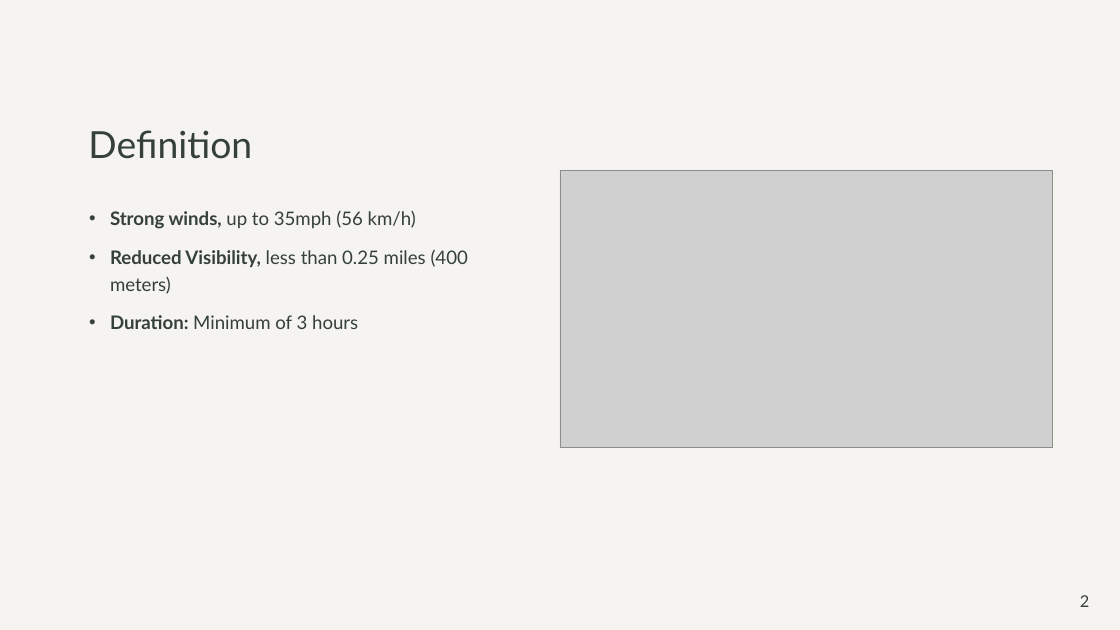
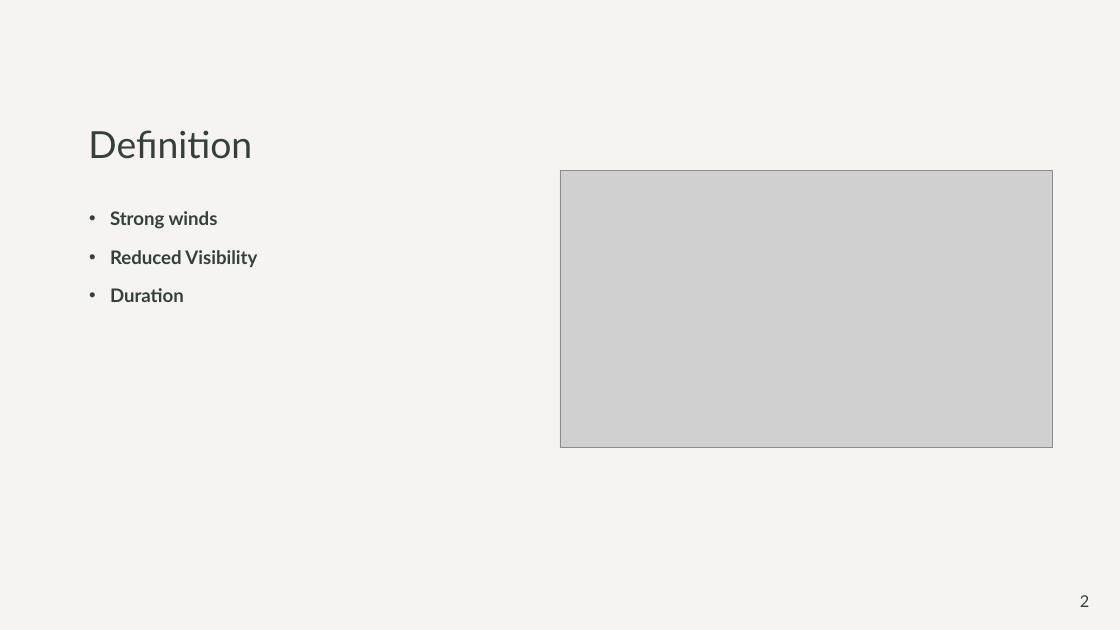
Before and after one commit to DobryDzus/PHP_hostivar, a slide deck: slide 2 of blizzard.pptx. Drawn at 1120x630 pixels with LibreOffice and Linux fonts; fonts in the diff are those of the drawing; grey boxes stand for pictures. Boxes give left, top, right and bottom in pixels: in the first picture for what was removed or moved away, otherwise in the second. Text is boxed around its words. In the diff, an @@ line names an element or a change of style, - is before the commit and + after.

```diff
--- a/blizzard.pptx
+++ b/blizzard.pptx
@@ text at (110, 211, 257, 302): text changed; bold on @@
-• Strong winds, up to 35mph (56 km/h)
-• Reduced Visibility, less than 0.25 miles (400 meters)
-• Duration: Minimum of 3 hours
+• Strong winds
+• Reduced Visibility
+• Duration
```
Also in this commit, not shown: 4 other slides changed.
